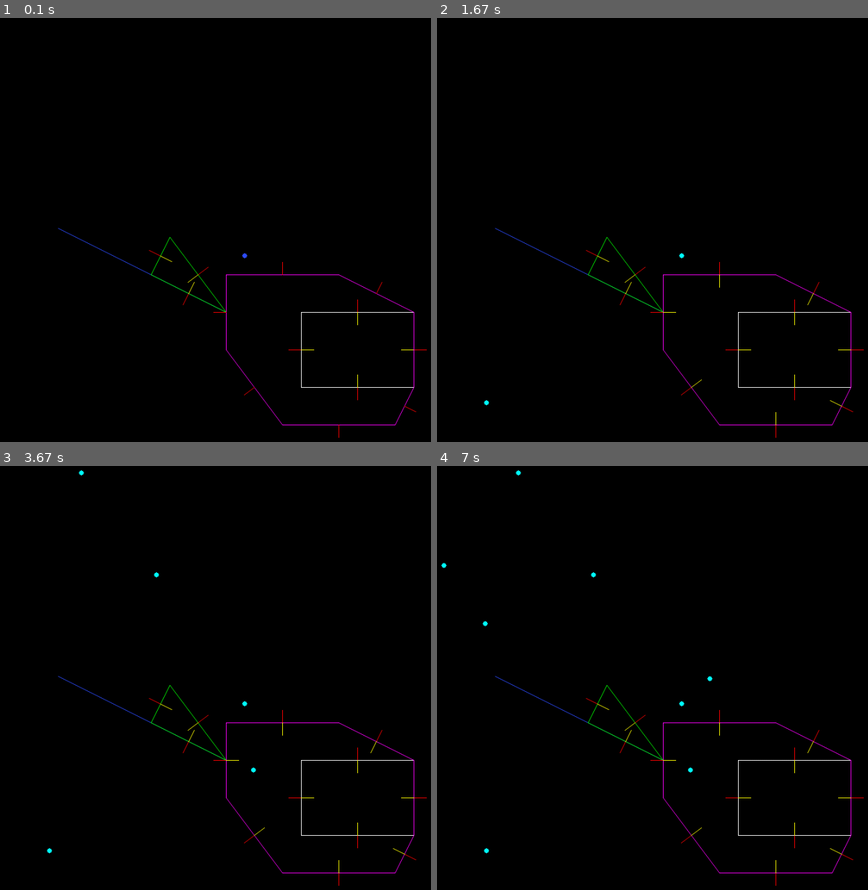
Above: before the commit, frames 1-4 (two rows, left to right).
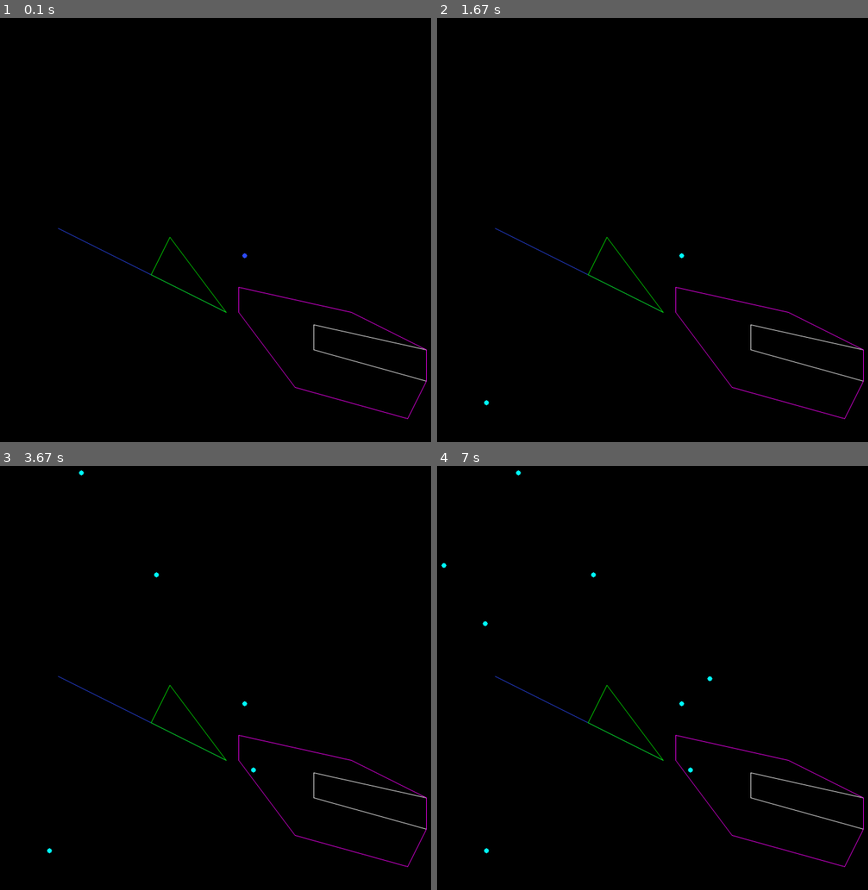
Above: after the commit, the same moments.

Repository: DoYouEvenStackSmash/planning-algorithms-exercises
Game: pygame game, started from src/ch4/c_space_planning_project/primitive_sketch.py
Same seed, same stepped clock (60 frames per second), same inputs: the game is played once before the commit and once after it.
Inputs (mouse positions are in pixels of both pictures, inside the frame that each line leads up to):
- Up to frame 1 (0.1 s): no input
- Up to frame 2 (1.67 s): click (682, 255) at 0.38 s; click (484, 403) at 0.85 s; move the mouse to (518, 22) at 1.17 s; click (518, 22) at 1.45 s
- Up to frame 3 (3.67 s): move the mouse to (254, 771) at 1.87 s; click (254, 771) at 2.22 s; move the mouse to (155, 576) at 2.7 s; click (155, 576) at 3.12 s
- Up to frame 4 (7 s): move the mouse to (445, 563) at 3.67 s; click (445, 563) at 4.12 s; move the mouse to (484, 622) at 4.7 s; click (484, 622) at 5.17 s; move the mouse to (708, 678) at 5.77 s; click (708, 678) at 6.25 s; move the mouse to (outside the picture) at 6.87 s

The runs differ from the first frame. In frame 1, 1.1% of the frame differs, in the area x 34-100%, y 54-100%; in frame 2, 1.1%; in frame 3, 1.1%; in frame 4, 1.1%.

Commit message:
changed the rectangle to a polygon

Diff:
--- a/src/ch4/c_space_planning_project/primitive_sketch.py
+++ b/src/ch4/c_space_planning_project/primitive_sketch.py
@@ -79,10 +79,14 @@
   origin = [w/2,h/2]
   # origin = [700,700]
   # o = Point(origin[0], origin[1])
-  pt1 = Point(590,590)
-  pt2 = Point(770,590)
-  pt3 = Point(770,710)
-  pt4 = Point(590,710)
+  # pt1 = Point(590,590)
+  # pt2 = Point(770,590)
+  # pt3 = Point(770,710)
+  # pt4 = Point(590,710)
+  pt1 = Point(610,610)
+  pt2 = Point(790,650)
+  pt3 = Point(790,700)
+  pt4 = Point(610,650)
   o = pt1
   h1 = get_single_edge(o,pt1,pt2)
   h2 = get_single_edge(o,pt2,pt3)
--- a/src/ch4/c_space_planning_project/render_support.py
+++ b/src/ch4/c_space_planning_project/render_support.py
@@ -33,8 +33,8 @@
 
 def display_polygon_attr(screen, polygon = None,color = colors["white"]):
   display_polygon_edges(screen, polygon, color)
-  display_out_vectors(screen, polygon)
-  display_in_vectors(screen, polygon)
+  # display_out_vectors(screen, polygon)
+  # display_in_vectors(screen, polygon)
 
 def display_in_vectors(screen, polygon = None):
   x = polygon.get_in_vec_segments()
